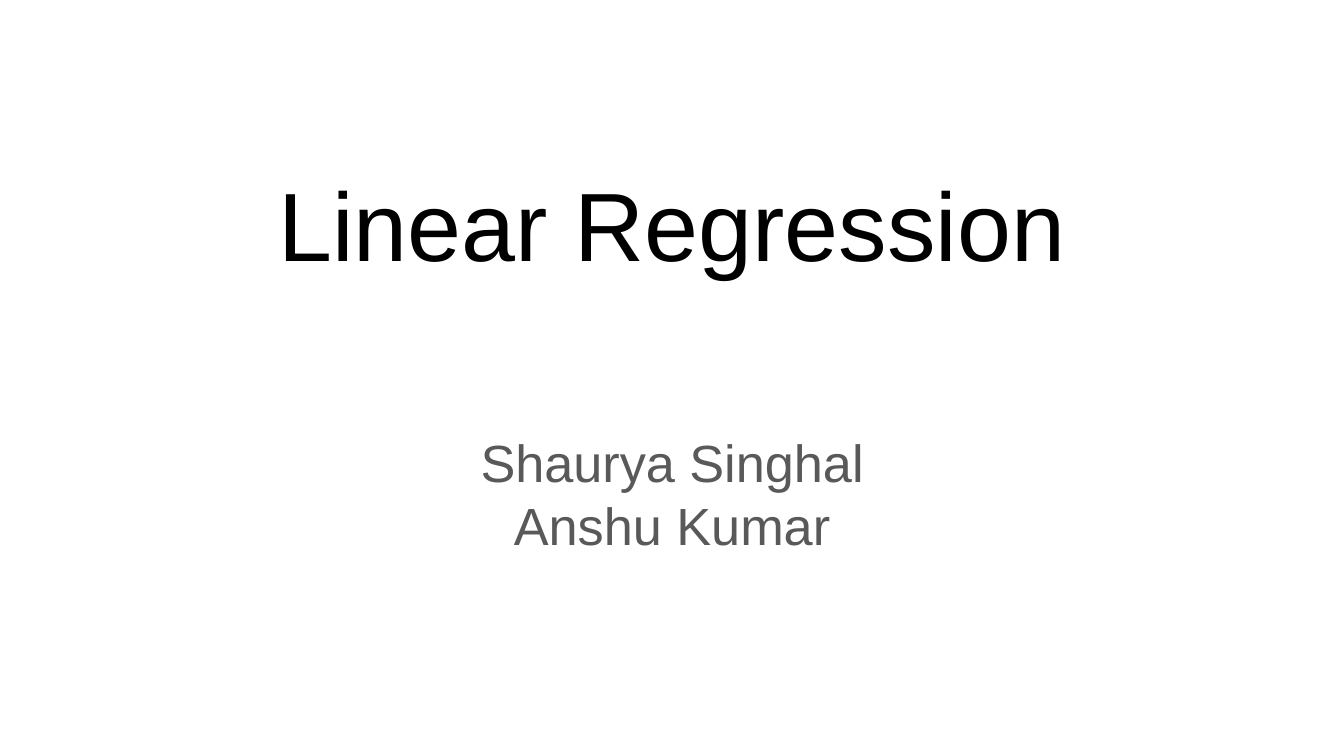
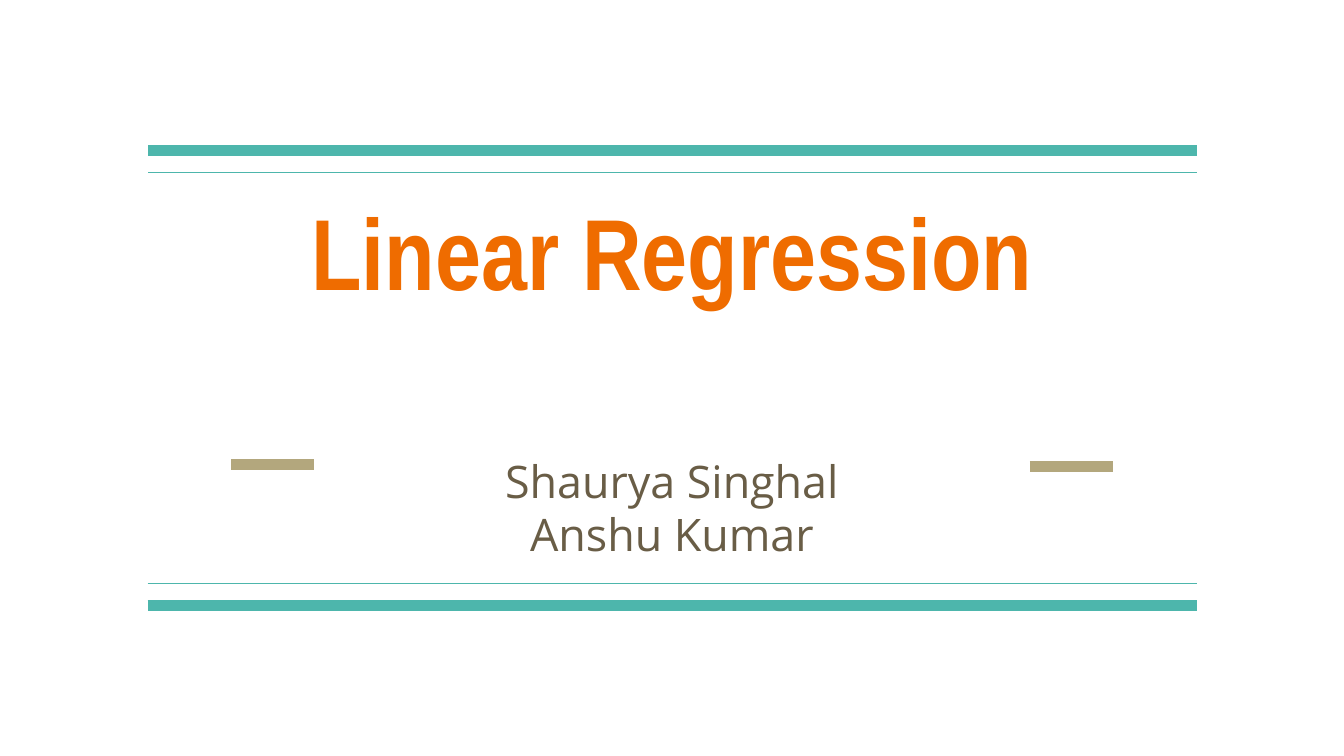
Before and after one commit to jugshaurya/Machine-Learning, a slide deck: slide 1 of Presentation/ML presentation.pptx. Drawn at 1344x756 pixels with LibreOffice and Linux fonts; fonts in the diff are those of the drawing. Boxes give left, top, right and bottom in pixels: in the first picture for what was removed or moved away, otherwise in the second. Text is boxed around its words. In the diff, an @@ line names an element or a change of style, - is before the commit and + after.

```diff
--- a/Presentation/ML presentation.pptx
+++ b/Presentation/ML presentation.pptx
@@ title "Linear Regression" moved from (x1=278, y1=190, x2=1065, y2=279) to (x1=311, y1=217, x2=1032, y2=309) @@
@@ title "Linear Regression" at (x1=311, y1=217, x2=1032, y2=309): size 52 to 54 pt, font Arial to Arial Narrow, text colour #000000 to #EF6C00, bold on @@
@@ line added from (1196, 151) to (148, 151), #4DB6AC 6 pt @@
@@ line added from (1196, 172) to (148, 172), #4DB6AC 0.75 pt @@
@@ subtitle "Shaurya Singhal" moved from (x1=481, y1=444, x2=863, y2=546) to (x1=505, y1=464, x2=839, y2=552) @@
@@ subtitle "Shaurya Singhal" at (x1=505, y1=464, x2=839, y2=552): size 28 to 24 pt, font Arial to Open Sans, text colour #595959 to #695D46 @@
@@ line added from (231, 464) to (314, 464), #B3A77D 6 pt @@
@@ line added from (1030, 466) to (1113, 466), #B3A77D 6 pt @@
@@ line added from (148, 583) to (1196, 583), #4DB6AC 0.75 pt @@
@@ line added from (148, 606) to (1196, 606), #4DB6AC 6 pt @@
```
Also in this commit, not shown: 10 other slides changed, 6 slides added, 5 slides removed, 1 other file.
